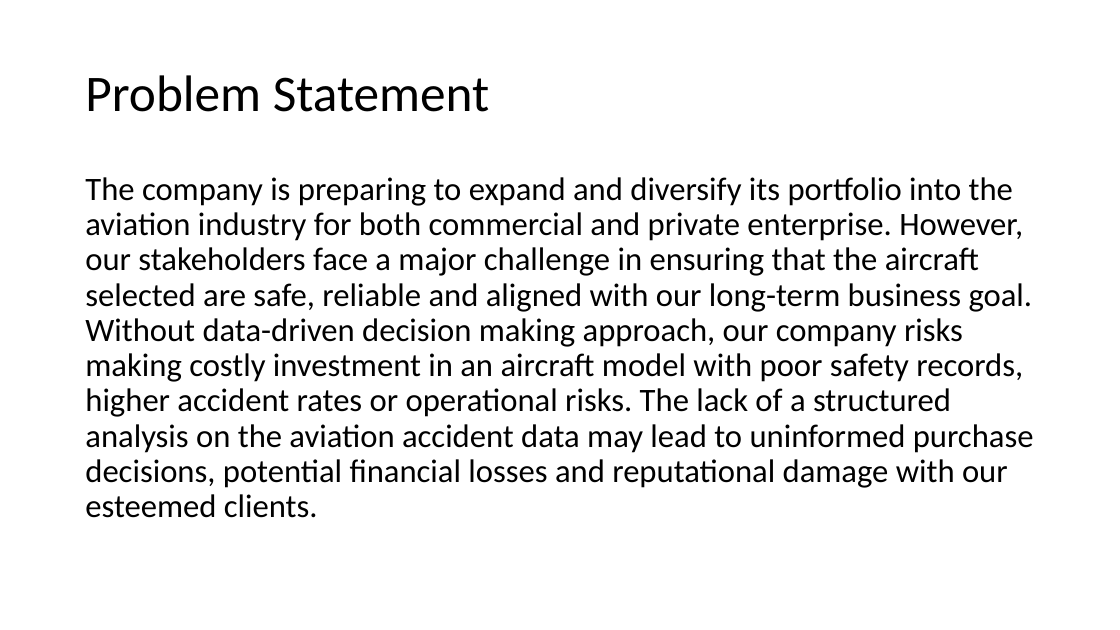
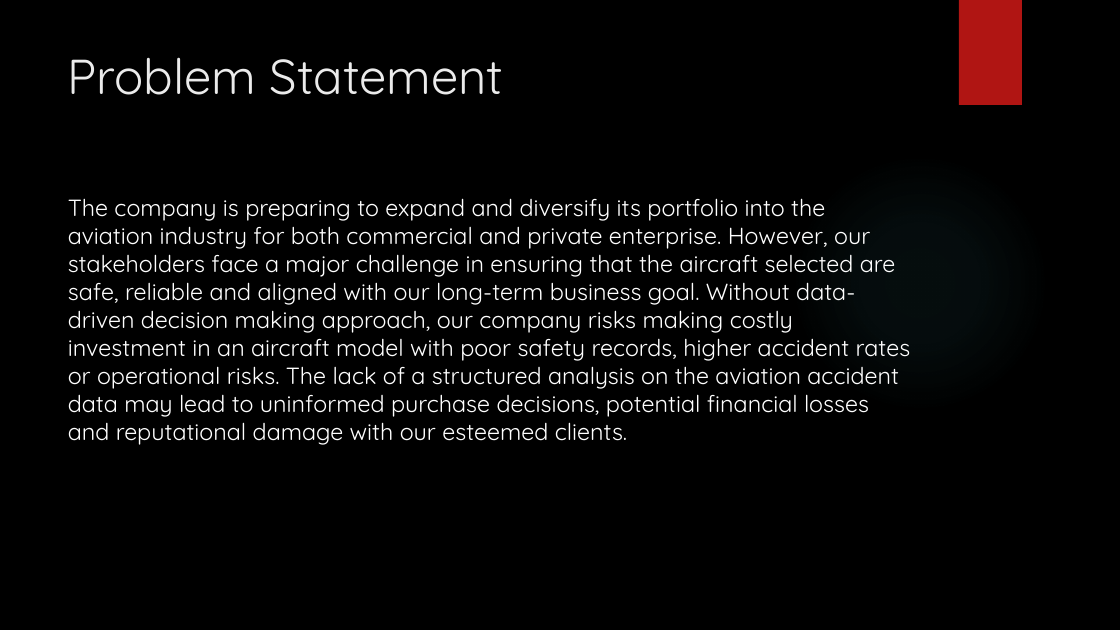
Before and after one commit to muimidean/aviation_safety_analysis, a slide deck: slide 3 of Aviation_Safety_Analysis_Presentation.pptx. Drawn at 1120x630 pixels with LibreOffice and Linux fonts; fonts in the diff are those of the drawing; background and template pictures are left out. Boxes give left, top, right and bottom in pixels: in the first picture for what was removed or moved away, otherwise in the second. Text is boxed around its words. In the diff, an @@ line names an element or a change of style, - is before the commit and + after.

```diff
--- a/Aviation_Safety_Analysis_Presentation.pptx
+++ b/Aviation_Safety_Analysis_Presentation.pptx
@@ background #FFFFFF to picture (left out) @@
@@ rectangle added at (959,0,1022,105), fill #B01513 @@
@@ title "Problem Statement": place and size @@
-title "Problem Statement" at (85,75,490,112)
+title "Problem Statement" at (68,57,503,95)
@@ title "Problem Statement" at (68,57,503,95): size 44 to 42 pt, font Calibri to Quicksand, text colour #000000 to #EBEBEB; line spacing 0.9 to 1; vertical alignment middle to top @@
@@ ellipse added at (791,154,1049,413), fill gradient #50B9C1 @@
@@ text "The company is preparing to ...": place and size @@
-text "The company is preparing to ..." at (85,177,1034,518)
+text "The company is preparing to ..." at (68,198,911,445)
@@ text "The company is preparing to ..." at (68,198,911,445): size 28 to 20 pt, font Calibri to Quicksand, text colour #000000 to #FFFFFF; line spacing 0.9 to 1 @@
```
Also in this commit, not shown: 2 other slides changed, 9 slides added, 2 slides removed.
